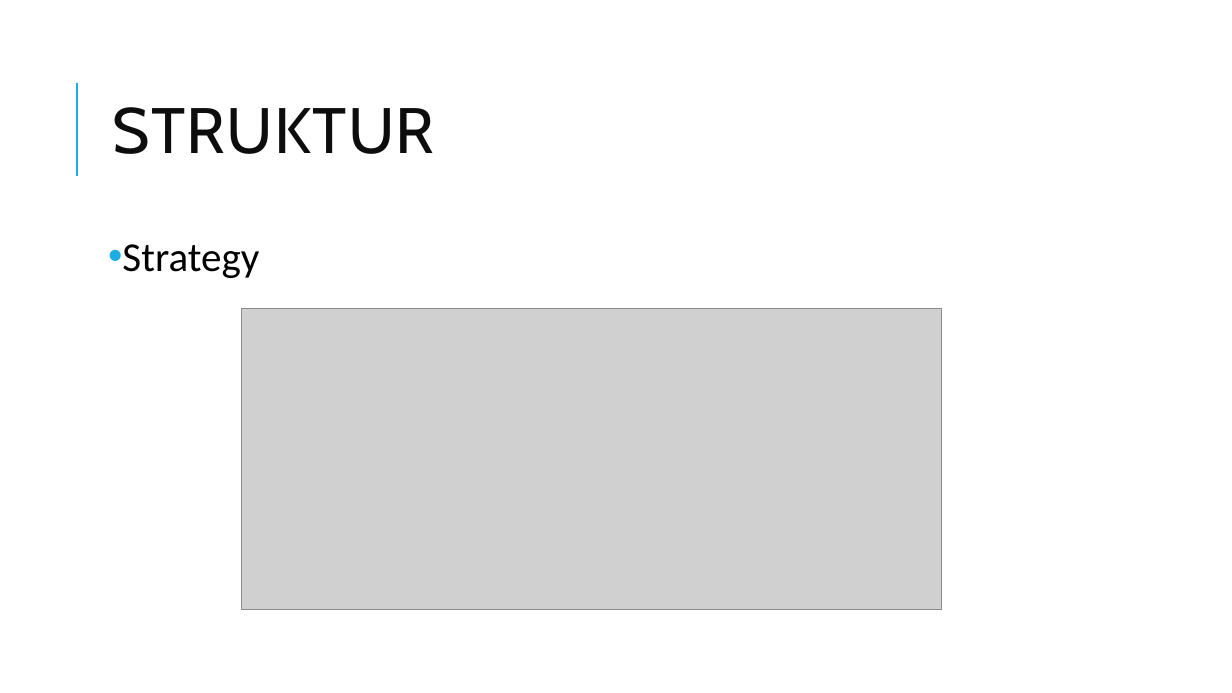
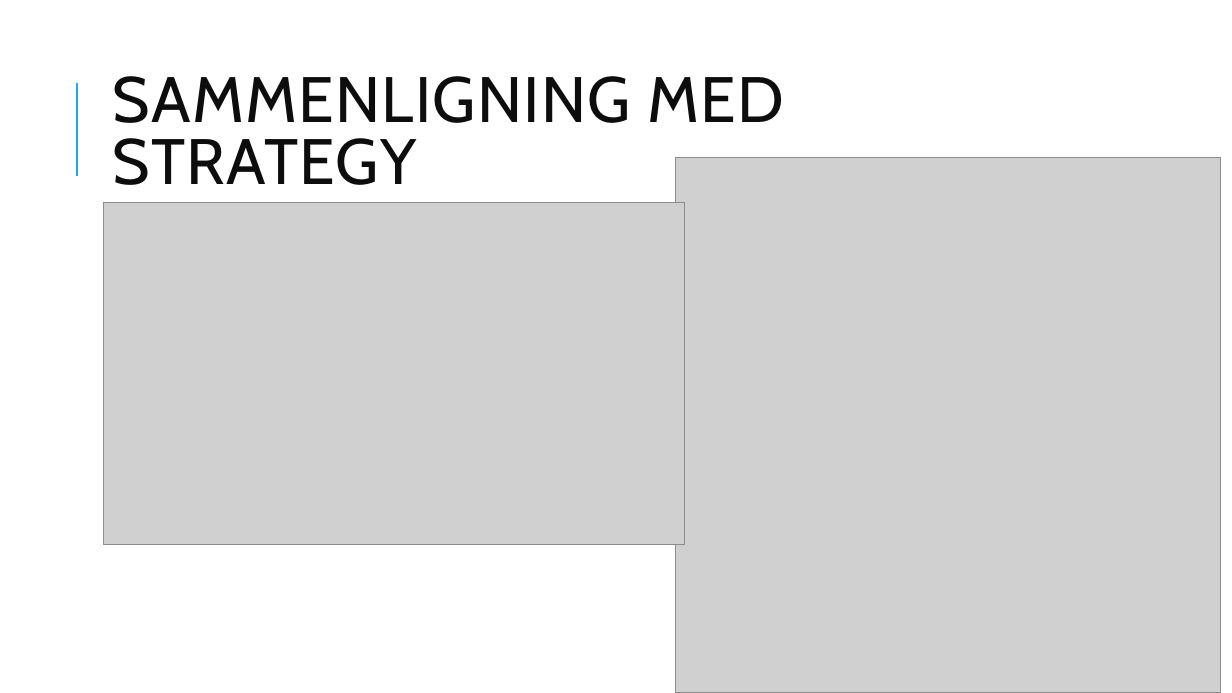
Before and after one commit to niklasmmsoerensen/SWD_DecoratorPattern, a slide deck: slide 5 of Decorator Pattern.pptx. Drawn at 1232x693 pixels with LibreOffice and Linux fonts; fonts in the diff are those of the drawing; grey boxes stand for pictures. Boxes give left, top, right and bottom in pixels: in the first picture for what was removed or moved away, otherwise in the second. Text is boxed around its words. In the diff, an @@ line names an element or a change of style, - is before the commit and + after.

```diff
--- a/Decorator Pattern.pptx
+++ b/Decorator Pattern.pptx
@@ title at box(113, 76, 784, 185): text changed @@
-STRUKTUR
+SAMMENLIGNING MED STRATEGY
@@ picture added at box(676, 158, 1221, 693) @@
@@ picture added at box(104, 202, 685, 544) @@
@@ text removed at box(122, 244, 259, 278) @@
-• Strategy
@@ picture removed at box(242, 308, 942, 609) @@
```
Also in this commit, not shown: 1 other slide changed.
